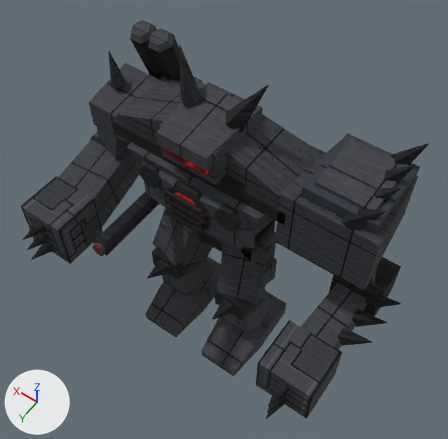
What one commit did to the Blender file tools/lowforge/models/nemesis.blend.
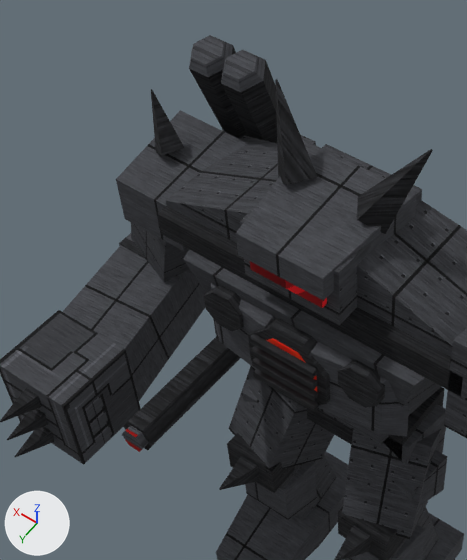
Old and new are each drawn whole from a camera (50 mm lens) standing at (-65.2, 88.7, 191.3) and looking at (-3.8, 2.8, 56.3) and again close up on the part from 5% to 64% of the width and 0% to 72% of the height. The axes (+X, +Y, +Z) are drawn at lower left. The lights are the same throughout. The first two pictures are the older version.

Names of what the first close-up shows: 'chest', 'collar', 'fist_palm.001', 'fist_thumb.001', 'forearm.001', 'hood', 'meteor_tube', 'meteor_tube.001', 'pauldron_r', 'rack', 'sabaton.001', 'thigh', 'thigh.001', 'trapezius', 'trapezius.001', 'tube_mouth', 'tube_mouth.001' and 38 more.
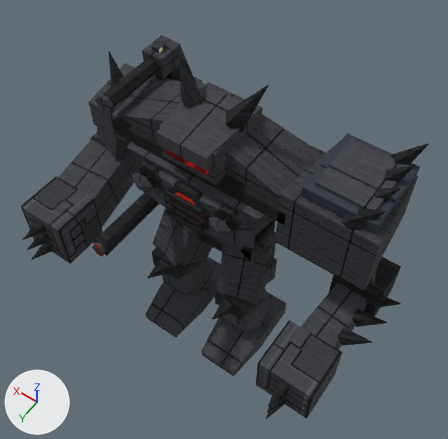
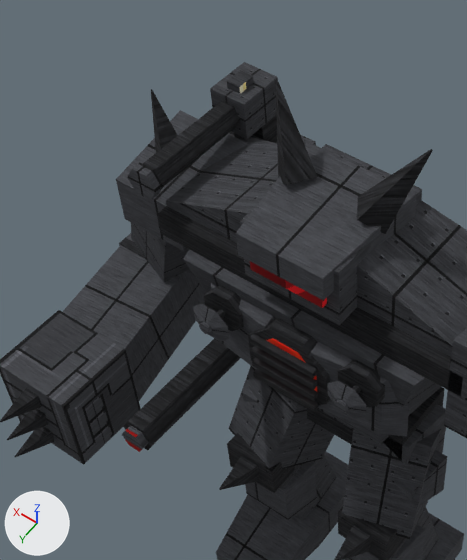
ob_hp_3 is not drawn itself; it is the parent of ob_dish_mast, ob_dish, ob_dish_core.
ob_hp_4 is not drawn itself; it is the parent of ob_dish_mast_001, ob_dish_001, ob_dish_core_001.
ob_hp_2 is not drawn itself; it is the parent of ob_rack, ob_meteor_tube, ob_tube_mouth, ob_meteor_tube_001, ob_tube_mouth_001.

Location of each change, (x1, y1, x2, y2) in pixels of the close-ups (467 x 560 px):
'barrel', added
    after: (143, 101, 240, 188)
'receiver', added
    after: (210, 62, 278, 139)
'meteor_tube', deleted
    before: (222, 53, 277, 143)
'meteor_tube.001', deleted
    before: (190, 40, 248, 139)
'tube_mouth', deleted
    before: (221, 50, 265, 92)
'tube_mouth.001', deleted
    before: (189, 35, 233, 77)
'muzzle', added
    after: (127, 162, 163, 201)
'dish', now drawn
    after: (327, 381, 366, 419)
'dish.001', added
    after: (193, 304, 229, 342)
'sight', now drawn
    after: (227, 70, 254, 94)
'dish_core', now drawn
    after: (335, 399, 348, 413)
'dish_core.001', added
    after: (199, 322, 212, 335)
'rack', moved (mostly hidden)
    before: (222, 129, 316, 145)
    after: (228, 132, 316, 145)
'dish_mast.001', now drawn
    after: (217, 309, 225, 318)
'dish_mast', now drawn
    after: (352, 385, 361, 394)

What the commit changed:
Mesh me_muzzle is new.
It is a 6-sided cylinder along y spanning x -3.3..3.3, y 28.0..30.0, z -2.86..2.86.
It uses material mat_steel_plate (picture img_plate).
Mesh me_barrel is new.
It is a 6-sided cylinder along y spanning x -2.8..2.8, y 6.0..28.0, z -2.4..2.4.
It uses material mat_steel_dark (picture img_dark).
Mesh me_receiver is new.
It is a box spanning x -4.0..4.0, y -4.0..6.0, z -4.0..4.0.
It uses material mat_steel_panel (picture img_panel).
Mesh me_dish_core_001 is new.
It is an 8-sided cylinder along y spanning x -2.0..2.0, y 7.0..8.0, z -2.0..2.0.
It uses material mat_amber_engine (picture img_engine).
Mesh me_dish_001 is new.
It is an 8-sided cut cone along y (radius 7.0 at the low end, 2.5 at the high end) spanning x -6.47..6.47, y 5.0..7.0, z -6.47..6.47.
It uses material mat_steel_plate (picture img_plate).
Object 'hp_3' (ob_hp_3) is rescaled from (1.0, 1.0, 1.0) to (0.5, 0.5, 0.5).
Object 'hp_4' (ob_hp_4) is rescaled from (1.0, 1.0, 1.0) to (0.5, 0.5, 0.5).
In object 'rack' (ob_rack), parent goes from ob_hp_2 to ob_joint_waist.
In object 'rack' (ob_rack), matrix_parent_inverse goes from Matrix(((1.0, 0.0, 0.0, -27.0), (0.0, 0.33, 0.944, -70.9), (0.0, -0.944, 0.33, -39.62), (0.0, 0.0, 0.0, 1.0))) to Matrix(((1.0, 0.0, 0.0, 0.0), (0.0, 1.0, 0.0, 2.0), (0.0, 0.0, 1.0, -50.0), (0.0, 0.0, 0.0, 1.0))).
Object 'meteor_tube' (ob_meteor_tube) is deleted.
Object 'tube_mouth' (ob_tube_mouth) is deleted.
Object 'meteor_tube.001' (ob_meteor_tube_001) is deleted.
Object 'tube_mouth.001' (ob_tube_mouth_001) is deleted.
Object 'hp_2' (ob_hp_2) turns from (71, 0, 0) to (0, 0, 0) degrees about x, y and z.
Object 'hp_2' (ob_hp_2) moves from (27.0, -14.0, 80.0) to (27.0, -13.0, 87.7).
Object 'hp_2' (ob_hp_2) is rescaled from (1.0, 1.0, 1.0) to (0.8, 0.8, 0.8).
Object 'muzzle' (ob_muzzle) is new; it shows me_muzzle.
Its parent is ob_hp_2.
Its matrix parent inverse is Matrix(((1.25, 0.0, 0.0, -33.75), (0.0, 1.25, 0.0, 16.25), (0.0, 0.0, 1.25, -109.6), (0.0, 0.0, 0.0, 1.0))).
Its location is (27.0, -13.0, 87.7).
Its scale is (0.8, 0.8, 0.8).
Object 'barrel' (ob_barrel) is new; it shows me_barrel.
Its parent is ob_hp_2.
Its matrix parent inverse is Matrix(((1.25, 0.0, 0.0, -33.75), (0.0, 1.25, 0.0, 16.25), (0.0, 0.0, 1.25, -109.6), (0.0, 0.0, 0.0, 1.0))).
Its location is (27.0, -13.0, 87.7).
Its scale is (0.8, 0.8, 0.8).
Object 'receiver' (ob_receiver) is new; it shows me_receiver.
Its parent is ob_hp_2.
Its matrix parent inverse is Matrix(((1.25, 0.0, 0.0, -33.75), (0.0, 1.25, 0.0, 16.25), (0.0, 0.0, 1.25, -109.6), (0.0, 0.0, 0.0, 1.0))).
Its location is (27.0, -13.0, 87.7).
Its scale is (0.8, 0.8, 0.8).
Object 'dish_core.001' (ob_dish_core_001) is new; it shows me_dish_core_001.
Its parent is ob_hp_4.
Its matrix parent inverse is Matrix(((2.0, 0.0, 0.0, -24.0), (0.0, 2.0, 0.0, -27.0), (0.0, 0.0, 2.0, -146.0), (0.0, 0.0, 0.0, 1.0))).
Its location is (12.0, 13.5, 73.0).
Its scale is (0.5, 0.5, 0.5).
Object 'dish.001' (ob_dish_001) is new; it shows me_dish_001.
Its parent is ob_hp_4.
Its matrix parent inverse is Matrix(((2.0, 0.0, 0.0, -24.0), (0.0, 2.0, 0.0, -27.0), (0.0, 0.0, 2.0, -146.0), (0.0, 0.0, 0.0, 1.0))).
Its location is (12.0, 13.5, 73.0).
Its scale is (0.5, 0.5, 0.5).
